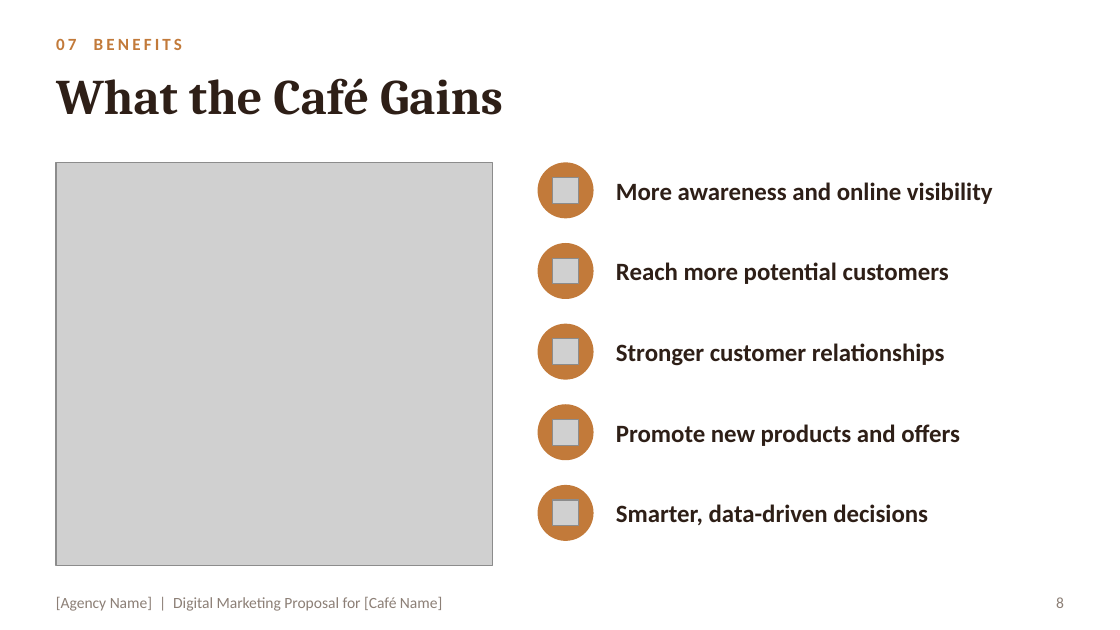
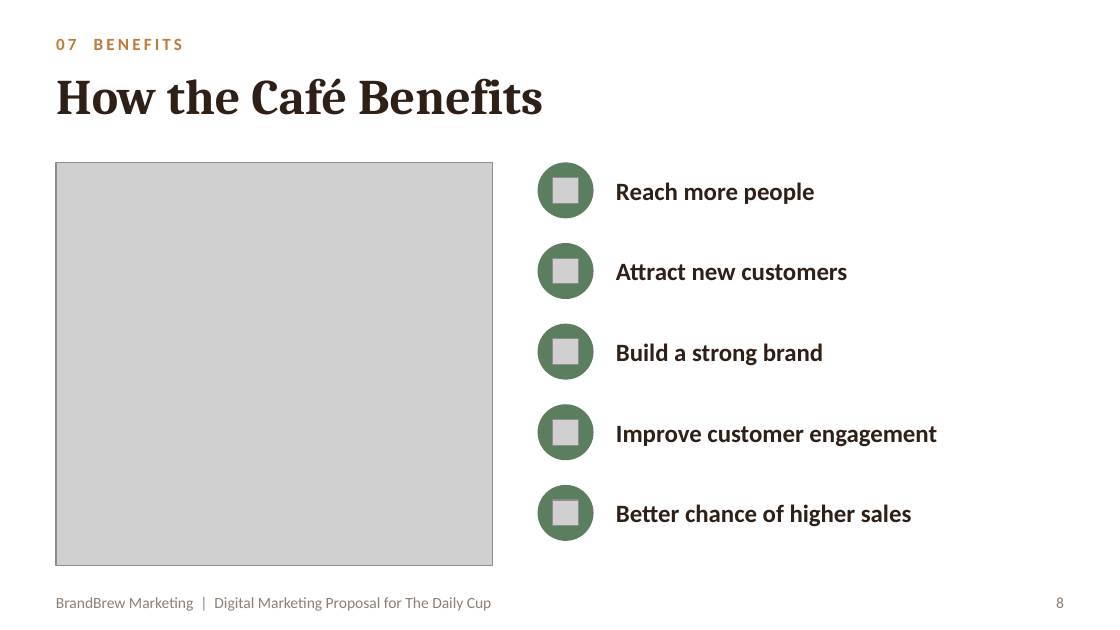
Before and after one commit to RahmaOshba/RahmaOshba, a slide deck: slide 8 of Cafe_Marketing_Proposal.pptx. Drawn at 1120x630 pixels with LibreOffice and Linux fonts; fonts in the diff are those of the drawing; grey boxes stand for pictures. Boxes give left, top, right and bottom in pixels: in the first picture for what was removed or moved away, otherwise in the second. Text is boxed around its words. In the diff, an @@ line names an element or a change of style, - is before the commit and + after.

```diff
--- a/Cafe_Marketing_Proposal.pptx
+++ b/Cafe_Marketing_Proposal.pptx
@@ title at [56,78,543,115]: text changed @@
-What the Café Gains
+How the Café Benefits
@@ text at [616,182,815,204]: text changed @@
-More awareness and online visibility
+Reach more people
@@ text at [616,264,847,280]: text changed @@
-Reach more potential customers
+Attract new customers
@@ text at [616,343,823,366]: text changed @@
-Stronger customer relationships
+Build a strong brand
@@ text at [616,426,937,447]: text changed @@
-Promote new products and offers
+Improve customer engagement
@@ fill #C27A3A to #5B7F5E in 5 elements at [538,162,594,218], [538,243,594,299], [538,324,594,380], [538,404,594,460], [538,485,594,541] @@
@@ text at [616,504,912,527]: text changed @@
-Smarter, data-driven decisions
+Better chance of higher sales
@@ text at [56,597,492,611]: text changed @@
-[Agency Name] | Digital Marketing Proposal for [Café Name]
+BrandBrew Marketing | Digital Marketing Proposal for The Daily Cup
```
Also in this commit, not shown: 8 other slides changed, 2 slides added, 2 slides removed.
